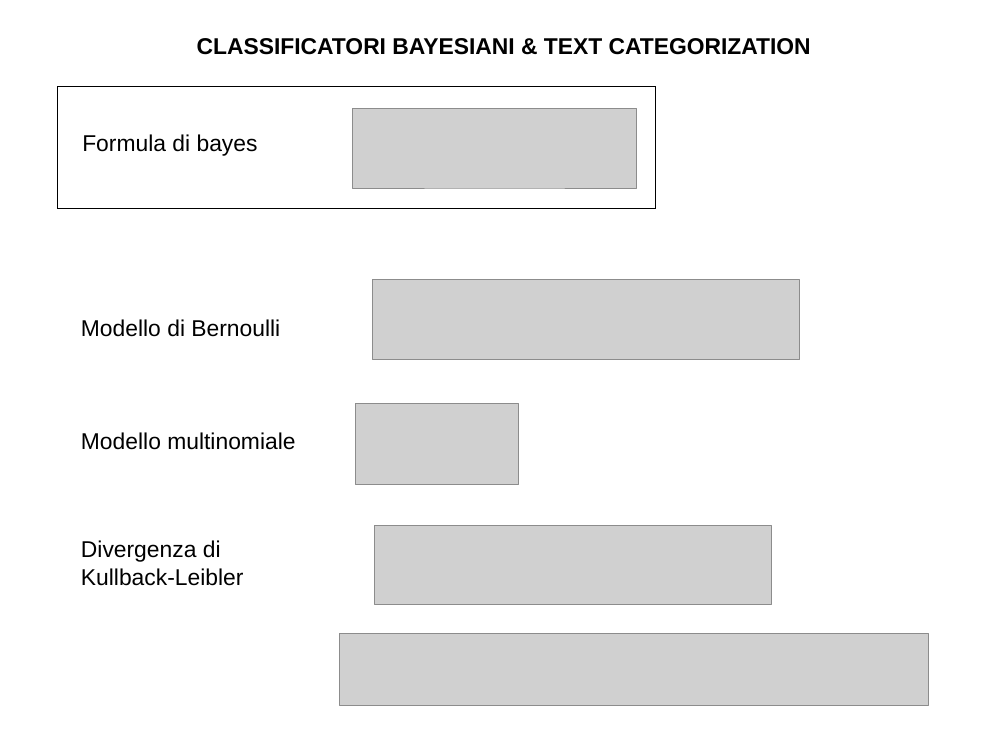
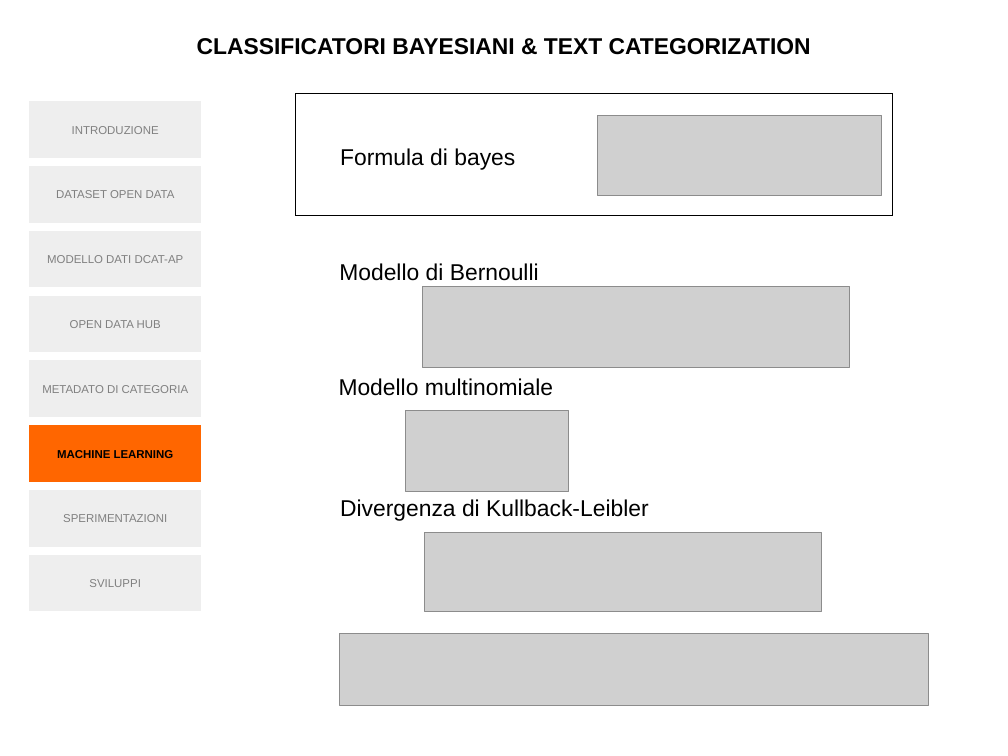
Before and after one commit to simonegasperoni/MSc_thesis_tex, a slide deck: slide 16 of th/slides/slides.odp (slide 8 before the commit). Drawn at 1008x756 pixels with LibreOffice and Linux fonts; fonts in the diff are those of the drawing; grey boxes stand for pictures. Boxes give left, top, right and bottom in pixels: in the first picture for what was removed or moved away, otherwise in the second. Text is boxed around its words. In the diff, an @@ line names an element or a change of style, - is before the commit and + after.

```diff
--- a/th/slides/slides.odp
+++ b/th/slides/slides.odp
@@ rectangle added at box(28, 101, 201, 158), fill #EEEEEE, outline #FFFFFF 0 pt, 9 pt, text #808080 @@
+INTRODUZIONE
@@ rectangle: place and size @@
-rectangle at box(58, 86, 656, 209)
+rectangle at box(295, 93, 894, 216)
@@ picture: place and size @@
-picture at box(353, 108, 638, 188)
+picture at box(598, 115, 883, 196)
@@ text "Formula di bayes": place and size @@
-text "Formula di bayes" at box(82, 134, 258, 156)
+text "Formula di bayes" at box(340, 148, 515, 170)
@@ rectangle added at box(28, 166, 201, 223), fill #EEEEEE, outline #FFFFFF 0 pt, 9 pt, text #808080 @@
+DATASET OPEN DATA
@@ rectangle added at box(28, 231, 201, 288), fill #EEEEEE, outline #FFFFFF 0 pt, 9 pt, text #808080 @@
+MODELLO DATI DCAT-AP
@@ text "Modello di Bernoulli": place and size @@
-text "Modello di Bernoulli" at box(81, 319, 280, 337)
+text "Modello di Bernoulli" at box(339, 263, 539, 281)
@@ rectangle added at box(28, 295, 201, 353), fill #EEEEEE, outline #FFFFFF 0 pt, 9 pt, text #808080 @@
+OPEN DATA HUB
@@ picture: place and size @@
-picture at box(372, 279, 799, 359)
+picture at box(423, 286, 850, 367)
@@ rectangle added at box(28, 360, 201, 418), fill #EEEEEE, outline #FFFFFF 0 pt, 9 pt, text #808080 @@
+METADATO DI CATEGORIA
@@ text "Modello multinomiale": place and size @@
-text "Modello multinomiale" at box(81, 432, 295, 450)
+text "Modello multinomiale" at box(339, 378, 553, 396)
@@ picture: place and size @@
-picture at box(356, 403, 519, 485)
+picture at box(406, 411, 569, 492)
@@ rectangle added at box(28, 425, 201, 483), fill #FF6600, outline #FFFFFF 0 pt, 9 pt, text #000000, bold @@
+MACHINE LEARNING
@@ rectangle added at box(28, 489, 201, 547), fill #EEEEEE, outline #FFFFFF 0 pt, 9 pt, text #808080 @@
+SPERIMENTAZIONI
@@ text at box(340, 499, 649, 521): text changed @@
-Divergenza di
-Kullback-Leibler
+Divergenza di Kullback-Leibler
@@ picture: place and size @@
-picture at box(374, 526, 771, 605)
+picture at box(425, 533, 822, 612)
@@ rectangle added at box(28, 554, 201, 612), fill #EEEEEE, outline #FFFFFF 0 pt, 9 pt, text #808080 @@
+SVILUPPI
```
Also in this commit, not shown: 6 other slides changed, 15 slides added, 5 slides removed, 4 other files.
